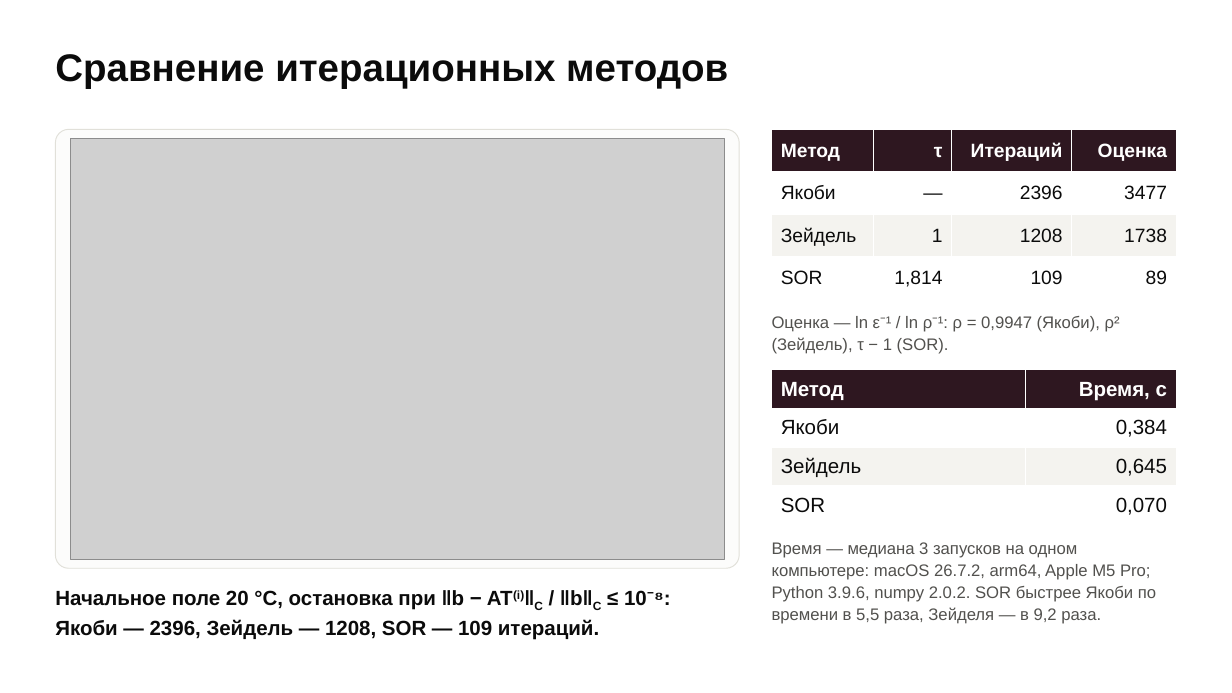
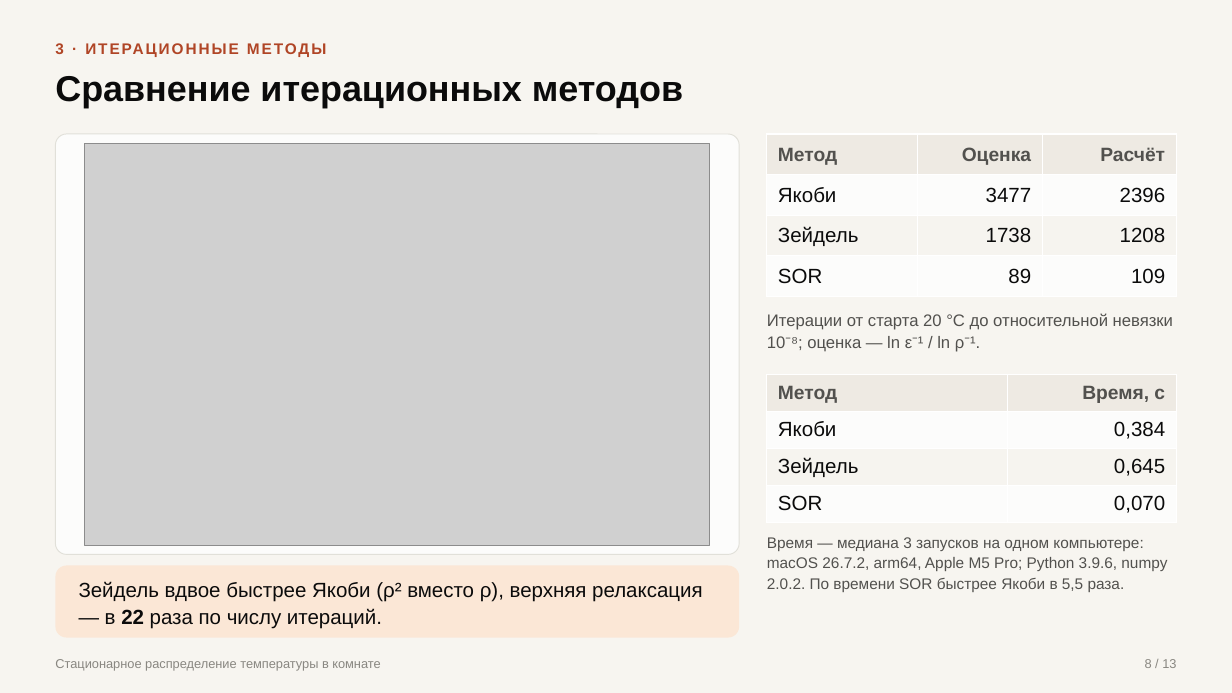
Before and after one commit to terMorel/computational-mathematics, a slide deck: slide 8 of PDE-Solver/presentation/PDE-Solver.pptx (slide 7 before the commit). Drawn at 1232x693 pixels with LibreOffice and Linux fonts; fonts in the diff are those of the drawing; grey boxes stand for pictures. Boxes give left, top, right and bottom in pixels: in the first picture for what was removed or moved away, otherwise in the second. Text is boxed around its words. In the diff, an @@ line names an element or a change of style, - is before the commit and + after.

```diff
--- a/PDE-Solver/presentation/PDE-Solver.pptx
+++ b/PDE-Solver/presentation/PDE-Solver.pptx
@@ background #FFFFFF to #F7F5F0 @@
@@ text added at (55, 43, 64, 54), 12 pt, text #B04526, bold @@
+3 · ИТЕРАЦИОННЫЕ МЕТОДЫ
@@ text "Сравнение итерационных методов": place and size @@
-text "Сравнение итерационных методов" at (55, 54, 728, 89)
+text "Сравнение итерационных методов" at (55, 76, 683, 108)
@@ text "Сравнение итерационных методов" at (55, 76, 683, 108): size 30 to 28 pt @@
@@ rounded rectangle: place and size @@
-rounded rectangle at (55, 129, 739, 568)
+rounded rectangle at (55, 134, 739, 555)
@@ rounded rectangle at (55, 134, 739, 555): proportions changed @@
@@ picture: place and size @@
-picture at (70, 139, 725, 559)
+picture at (85, 143, 711, 545)
@@ table at (767, 134, 1177, 297) @@
-column 2: τ | — | 1 | 1,814
-column 3: Итераций | 2396 | 1208 | 109
+column 3: Расчёт | 2396 | 1208 | 109
@@ table: place and size @@
-table at (772, 129, 1177, 299)
+table at (767, 134, 1177, 297)
@@ text at (767, 313, 1173, 352): text changed @@
-Оценка — ln ε⁻¹ / ln ρ⁻¹: ρ = 0,9947 (Якоби), ρ² (Зейдель), τ − 1 (SOR).
+Итерации от старта 20 °C до относительной невязки 10⁻⁸; оценка — ln ε⁻¹ / ln ρ⁻¹.
@@ table at (767, 374, 1177, 522) @@
@@ fill #2E1720 to #EEEAE3 in row 1 @@
@@ fill #FFFFFF to #FCFCFB in 4 cells @@
@@ fill #F4F3EF to #F6F4EF in row 3 @@
@@ size 16 to 15 pt, text colour #FFFFFF to #52514E in "Метод", "Время, с" @@
@@ table: place and size @@
-table at (772, 370, 1177, 525)
+table at (767, 374, 1177, 522)
@@ text at (767, 537, 1167, 592): text changed; size 13 to 12 pt @@
-Время — медиана 3 запусков на одном компьютере: macOS 26.7.2, arm64, Apple M5 Pro; Python 3.9.6, numpy 2.0.2. SOR быстрее Якоби по времени в 5,5 раза, Зейделя — в 9,2 раза.
+Время — медиана 3 запусков на одном компьютере: macOS 26.7.2, arm64, Apple M5 Pro; Python 3.9.6, numpy 2.0.2. По времени SOR быстрее Якоби в 5,5 раза.
@@ rounded rectangle added at (55, 566, 739, 638), fill #FBE7D6 @@
@@ text removed at (55, 589, 670, 640) @@
-Начальное поле 20 °C, остановка при ‖b − AT(i)‖C / ‖b‖C ≤ 10⁻⁸: Якоби — 2396, Зейдель — 1208, SOR — 109 итераций.
@@ text added at (79, 581, 702, 629), 16 pt, text #0B0B0B @@
+Зейдель вдвое быстрее Якоби (ρ² вместо ρ), верхняя релаксация — в 22 раза по числу итераций.
@@ text added at (55, 659, 380, 671), 10 pt, text #898781 @@
+Стационарное распределение температуры в комнате
@@ text added at (1145, 659, 1176, 668), 10 pt, text #898781 @@
+8 / 13
```
Also in this commit, not shown: 3 other slides changed, 9 slides added, 8 slides removed, 2 other files.
